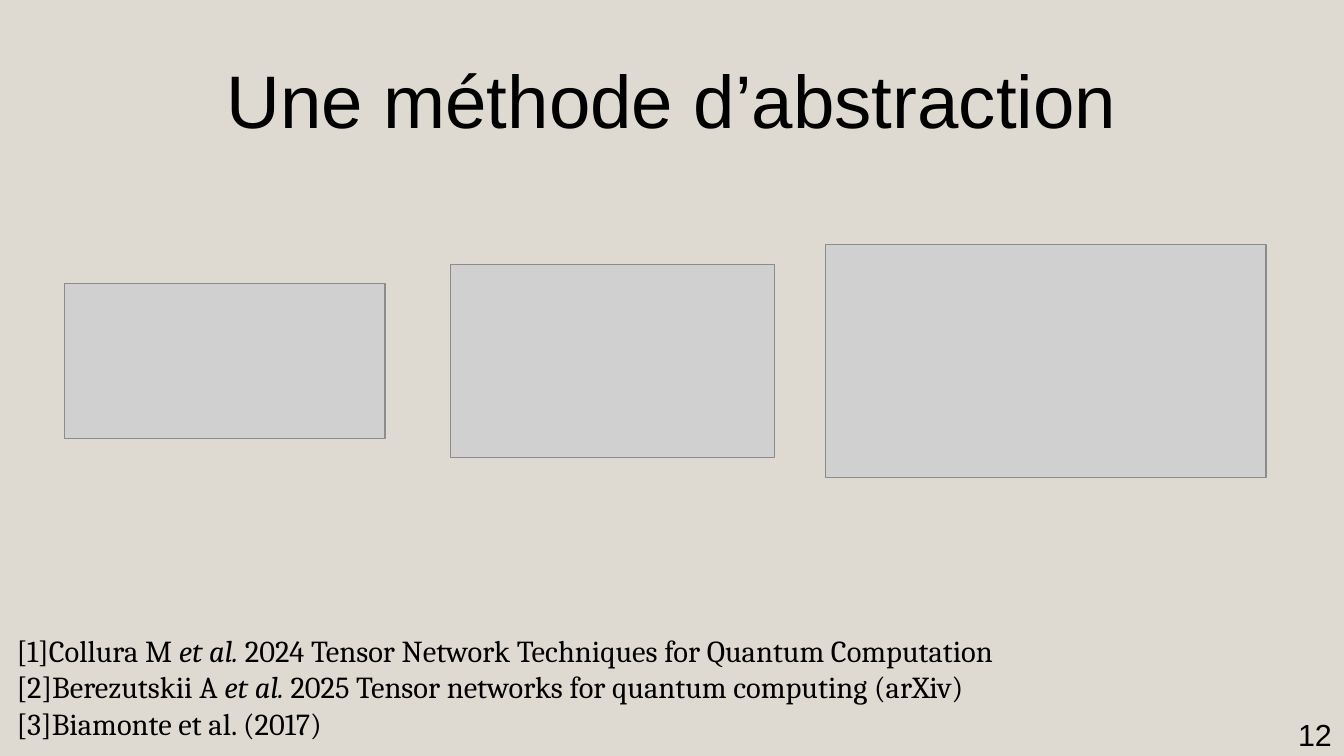
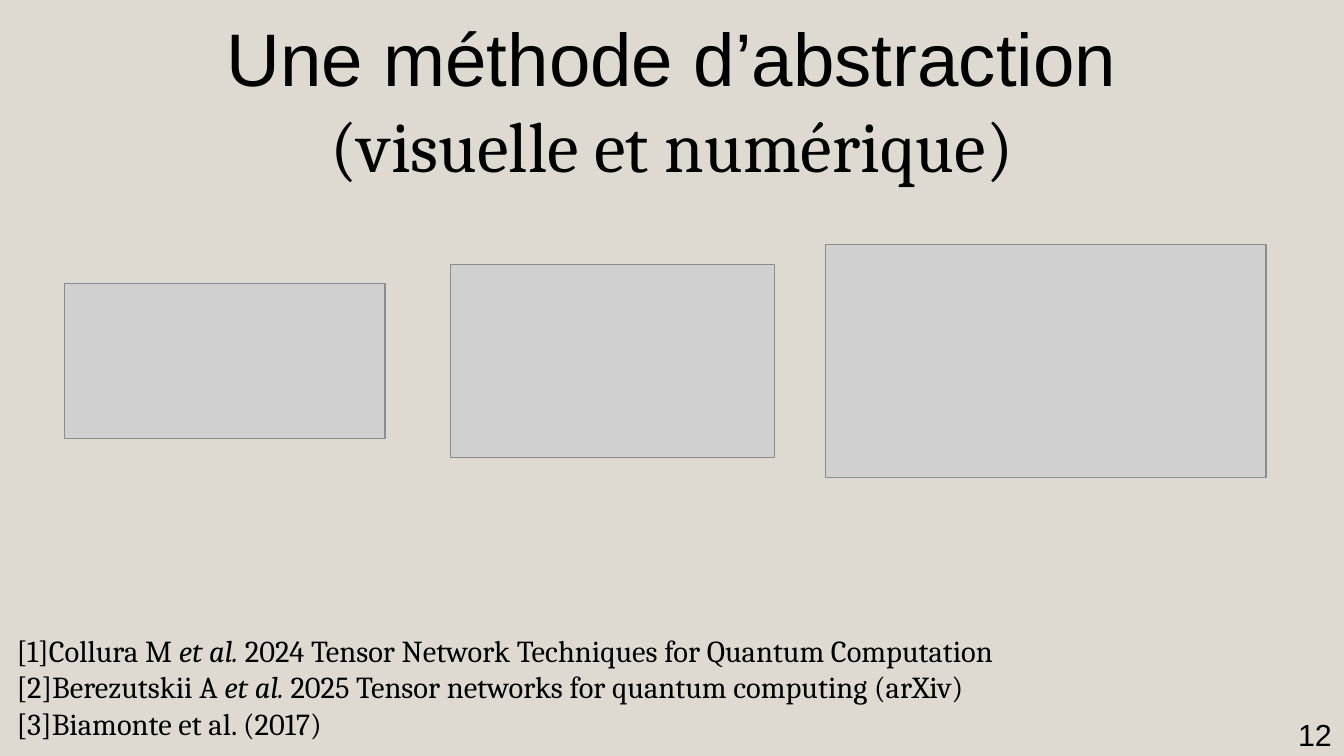
Before and after one commit to AmdaU/presentations, a slide deck: slide 12 of Seminaire/Seminaire.odp. Drawn at 1344x756 pixels with LibreOffice and Linux fonts; fonts in the diff are those of the drawing; grey boxes stand for pictures. Boxes give left, top, right and bottom in pixels: in the first picture for what was removed or moved away, otherwise in the second. Text is boxed around its words. In the diff, an @@ line names an element or a change of style, - is before the commit and + after.

```diff
--- a/Seminaire/Seminaire.odp
+++ b/Seminaire/Seminaire.odp
@@ title at box(226, 31, 1116, 186): text changed @@
-Une méthode d’abstraction
+Une méthode d’abstraction
+(visuelle et numérique)
```
Also in this commit, not shown: 20 other slides changed, 1 slide removed, 2 other files.
